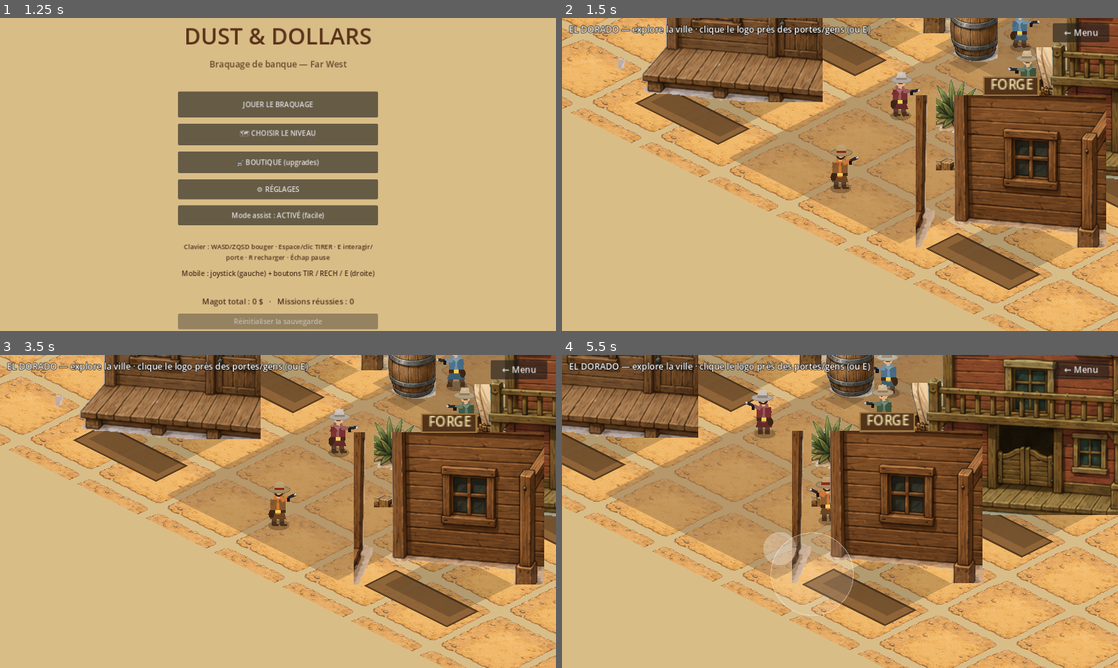
Above: before the commit, frames 1-4 (two rows, left to right).
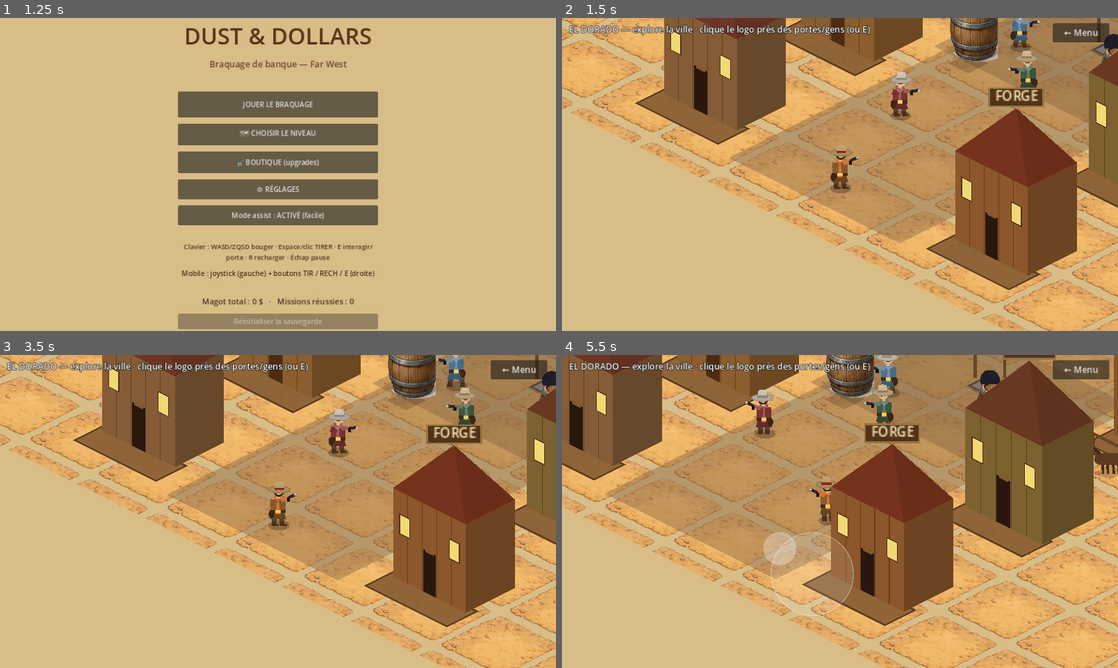
Above: after the commit, the same moments.

Repository: sebadiaz/Cowboys
Game: Godot game, scene res://scenes/Boot.tscn
Two runs of this game, one before a commit and one after it. Both use one fixed random seed, a clock stepped at 60 frames per second and the inputs below.
Inputs (mouse positions are in pixels of both pictures, inside the frame that each line leads up to):
- Up to frame 1 (1.25 s): tap Enter at 0.5 s; move the mouse to (400, 158) at 0.52 s; hold D (move_right) from 0.53 s (still down); hold Space (fire) from 0.53 s (still down); click (400, 158) at 0.67 s
- Up to frame 2 (1.5 s): release D (move_right) at 1.25 s; release Space (fire) at 1.25 s; click "JOUER LE BRAQUAGE" at 1.25 s
- Up to frame 3 (3.5 s): click "← Menu" at 2 s; click "JOUER LE BRAQUAGE" at 2.75 s
- Up to frame 4 (5.5 s): drag from (728, 527) to (812, 574) at 3.52 s; move the mouse to (895, 442) at 4.27 s; hold D (move_right) 4.28-5 s; hold Space (fire) 4.28-5 s; drag from (812, 574) to (673, 464) at 5.02 s

Frame 1 is identical in both runs. In frame 2, 25% of the frame differs, in the area x 10-100%, y 0-84%; in frame 3, 25%; in frame 4, 34%, in the area x 0-100%, y 0-84%.

Commit message:
Ville: batiments en VOLUME iso (3D), chevaux et diligence refaits
Retour: les batiments etaient des sprites plats ('juste une surface 2D'),
chevaux moches, diligence buggee.

- BATIMENTS dessines en boite iso volumetrique: 2 faces de mur (clair/sombre) +
  planches verticales + porte + 2 fenetres eclairees + toit en pointe (hip roof)
  + enseigne. La BASE de la boite = exactement l'empreinte de collision
  (representation collision/affichage coherentes). Plus de billboard plat.
- CHEVAUX redessines de profil propre: corps (capsule), 4 pattes, encolure,
  tete + museau + oreille + criniere + queue + oeil (fini la 'patate').
- DILIGENCE + chariots gares redessines en VOLUME (_draw_wagon): caisse bois iso
  + bache demi-cylindre beige + roues; attelage de 2 chevaux ameliores. Plus de
  sprite plat qui bug.
- helper _face_quad (quad sur une face verticale) + _tinted.

Note: la collision (commit precedent) etait deja deployee et OK; si on traversait
encore, c'etait le cache navigateur (faire Ctrl+Maj+R).

Verifie: parse 0 erreur; captures (batiments 3D avec toits/portes/fenetres,
chariot bache, chevaux); collision TOUJOURS active (joueur pousse vers un
batiment s'arrete a y=623, collided=true); export Web OK.

Diff:
--- a/_shot.gd
+++ /dev/null
@@ -1,7 +0,0 @@
-extends Node
-func _ready()->void:
-	var tw=load("res://scenes/levels/Town.tscn").instantiate()
-	add_child(tw)
-	await get_tree().create_timer(0.5).timeout
-	get_viewport().get_texture().get_image().save_png("res://_town.png")
-	get_tree().quit()
--- a/_shot.tscn
+++ /dev/null
@@ -1,4 +0,0 @@
-[gd_scene load_steps=2 format=3]
-[ext_resource type="Script" path="res://_shot.gd" id="1"]
-[node name="S" type="Node"]
-script = ExtResource("1")
--- a/scripts/town.gd
+++ b/scripts/town.gd
@@ -212,9 +212,10 @@
 
 func _add_building(region: Rect2, pos: Vector2, h: float, label: String, tint: Color,
 		flavor: String, foot: Vector2, enter := "") -> void:
+	var foot_rect := Rect2(pos - Vector2(foot.x * 0.5, foot.y * 0.6), foot)
 	_buildings.append({"region": region, "pos": pos, "h": h, "label": label,
-			"tint": tint, "flavor": flavor, "enter": enter})
-	_foots.append(Rect2(pos - Vector2(foot.x * 0.5, foot.y * 0.6), foot))
+			"tint": tint, "flavor": flavor, "enter": enter, "foot": foot_rect})
+	_foots.append(foot_rect)
 
 
 func _add_prop(region: Rect2, pos: Vector2, h: float) -> void:
@@ -478,7 +479,11 @@
 	for it in items:
 		match it["k"]:
 			"b": _draw_building(it["o"])
-			"p": _billboard(it["o"]["region"], it["o"]["pos"], it["o"]["h"], Color.WHITE)
+			"p":
+				if it["o"]["region"] == R_WAGON:
+					_draw_wagon(it["o"]["pos"])   # chariots garés en volume
+				else:
+					_billboard(it["o"]["region"], it["o"]["pos"], it["o"]["h"], Color.WHITE)
 			"coach": _draw_coach()
 			"horse": _horse(it["o"])
 			"n":
@@ -539,11 +544,40 @@
 	for i in range(3):
 		var dp := Iso.project(_coach_pos - Vector2(0, 30.0 + i * 26.0))
 		draw_circle(dp + Vector2(_rng.randf_range(-4, 4), -6), 9.0 - i * 2.0, Color(0.72, 0.6, 0.42, 0.22))
-	# Chevaux devant (vers l'aval = sud).
-	_horse(_coach_pos + Vector2(0, 46))
-	_horse(_coach_pos + Vector2(0, 64))
-	# Chariot bâché.
-	_billboard(R_WAGON, _coach_pos, 150.0, Color.WHITE)
+	# Attelage de 2 chevaux devant (vers l'aval = sud).
+	_horse(_coach_pos + Vector2(-9, 44))
+	_horse(_coach_pos + Vector2(10, 52))
+	# Chariot bâché dessiné en volume.
+	_draw_wagon(_coach_pos)
+
+
+## Chariot bâché iso : caisse en bois (volume) + bâche en demi-cylindre + roues.
+func _draw_wagon(pos: Vector2) -> void:
+	draw_colored_polygon(_diamond_shadow(Iso.project(pos), 30.0), Color(0, 0, 0, 0.18))
+	var fr := Rect2(pos.x - 24, pos.y - 16, 48, 32)
+	var b0 := Iso.project(fr.position)
+	var b1 := Iso.project(Vector2(fr.end.x, fr.position.y))
+	var b2 := Iso.project(fr.end)
+	var b3 := Iso.project(Vector2(fr.position.x, fr.end.y))
+	var up := Vector2(0, -20)
+	var wood := Color(0.45, 0.30, 0.16)
+	draw_colored_polygon(PackedVector2Array([b1, b2, b2 + up, b1 + up]), wood.darkened(0.2))
+	draw_colored_polygon(PackedVector2Array([b3, b2, b2 + up, b3 + up]), wood)
+	# Bâche (demi-cylindre beige) posée sur le dessus.
+	var canvas := Color(0.88, 0.82, 0.68)
+	var c0 := b3 + up
+	var c1 := b2 + up
+	var arch := PackedVector2Array([c0])
+	for i in range(9):
+		var u := float(i) / 8.0
+		arch.append(c0.lerp(c1, u) + Vector2(0, -sin(u * PI) * 24.0))
+	arch.append(c1)
+	draw_colored_polygon(arch, canvas)
+	draw_polyline(arch, canvas.darkened(0.18), 1.5)
+	# Roues sur la face sud.
+	for wp in [b3 + Vector2(7, -1), b2 + Vector2(-7, -1)]:
+		draw_circle(wp, 7.0, Color(0.14, 0.09, 0.06))
+		draw_circle(wp, 3.0, wood.lightened(0.1))
 
 
 ## Barre d'attache (poteaux + traverse) derrière les chevaux de l'écurie.
@@ -556,22 +590,95 @@
 	draw_line(a + Vector2(0, -22), b + Vector2(0, -22), wood, 4.0)
 
 
+## Cheval vu de profil (regarde vers la gauche) : corps, pattes, queue, encolure,
+## tête, crinière. Dessiné proprement (plus de "patate").
 func _horse(world_pos: Vector2) -> void:
-	var b := Iso.project(world_pos)
-	draw_colored_polygon(_diamond_shadow(b, 16.0), Color(0, 0, 0, 0.18))
-	var body := Color(0.34, 0.22, 0.13)
-	draw_colored_polygon(_rect_diamond(Rect2(world_pos.x - 16, world_pos.y - 8, 32, 16)), body)
-	# Pattes + tête.
-	for dx in [-12, -4, 4, 12]:
-		draw_line(b + Vector2(dx * 0.7, -2), b + Vector2(dx * 0.7, 8), body.darkened(0.2), 2.5)
-	draw_circle(b + Vector2(-14, -16), 5.0, body)          # tête
-	draw_line(b + Vector2(-10, -14), b + Vector2(-2, -22), body.darkened(0.15), 2.0)  # encolure
-
-
+	var base := Iso.project(world_pos)
+	draw_colored_polygon(_diamond_shadow(base, 18.0), Color(0, 0, 0, 0.18))
+	var body := Color(0.36, 0.23, 0.13)
+	var dark := body.darkened(0.28)
+	# Pattes (4) — dessinées avant le corps.
+	for dx in [-9.0, -3.0, 4.0, 10.0]:
+		draw_line(base + Vector2(dx, -12), base + Vector2(dx + 1.0, 2), dark, 3.0)
+	# Corps (capsule horizontale).
+	var bl := base + Vector2(-12, -16)
+	var brr := base + Vector2(12, -16)
+	draw_line(bl, brr, body, 14.0)
+	draw_circle(bl, 7.0, body)
+	draw_circle(brr, 7.0, body)
+	# Queue.
+	draw_line(brr + Vector2(3, -3), base + Vector2(18, 3), dark, 3.0)
+	# Encolure + tête (vers la gauche).
+	var neck := bl + Vector2(1, -3)
+	var head := bl + Vector2(-11, -16)
+	draw_line(neck, head, body, 7.0)
+	draw_circle(head, 4.5, body)
+	draw_line(head, head + Vector2(-5, 2), body, 5.0)        # museau
+	draw_line(head + Vector2(1, -3), head + Vector2(3, -7), body, 2.0)  # oreille
+	draw_line(neck + Vector2(-1, -3), head + Vector2(3, 3), dark, 3.0)  # crinière
+	draw_circle(head + Vector2(-2, -1), 1.0, Color(0.05, 0.04, 0.03))   # œil
+
+
+## Bâtiment dessiné en VOLUME iso (boîte 3D) : sa base = exactement l'empreinte
+## de collision. Murs + planches + porte + fenêtres + toit en pointe + enseigne.
 func _draw_building(b: Dictionary) -> void:
-	_billboard(b["region"], b["pos"], b["h"], b["tint"])
-	var top := Iso.project(b["pos"]) + Vector2(0, -b["h"] - 10)
-	_sign(top, b["label"])
+	var fr: Rect2 = b["foot"]
+	var tint: Color = b["tint"]
+	var wall := _tinted(Color(0.55, 0.38, 0.21), tint)
+	var wall_h: float = clampf(float(b["h"]) * 0.58, 95.0, 175.0)
+	var roof_h: float = wall_h * 0.55
+	var up := Vector2(0, -wall_h)
+	var b0 := Iso.project(fr.position)
+	var b1 := Iso.project(Vector2(fr.end.x, fr.position.y))
+	var b2 := Iso.project(fr.end)
+	var b3 := Iso.project(Vector2(fr.position.x, fr.end.y))
+	# Ombre au sol sur l'empreinte.
+	draw_colored_polygon(PackedVector2Array([b0, b1, b2, b3]), Color(0, 0, 0, 0.14))
+	# Faces visibles (est = b1-b2, sud = b3-b2).
+	draw_colored_polygon(PackedVector2Array([b1, b2, b2 + up, b1 + up]), wall.darkened(0.22))
+	draw_colored_polygon(PackedVector2Array([b3, b2, b2 + up, b3 + up]), wall)
+	# Planches verticales (texture) sur la façade sud.
+	for u in [0.2, 0.4, 0.6, 0.8]:
+		var pl := b3.lerp(b2, u)
+		draw_line(pl, pl + up, wall.darkened(0.3), 1.0)
+	# Porte (façade sud) — plus chaude si le bâtiment est entrable.
+	var door := Color(0.30, 0.17, 0.07) if b["enter"] != "" else Color(0.16, 0.09, 0.05)
+	_face_quad(b3, b2, up, 0.41, 0.59, 0.0, 0.48, door)
+	_face_quad(b3, b2, up, 0.44, 0.56, 0.46, 0.5, Color(0.5, 0.35, 0.18))  # linteau
+	# Fenêtres éclairées.
+	for wx in [0.16, 0.84]:
+		_face_quad(b3, b2, up, wx - 0.07, wx + 0.07, 0.52, 0.74, Color(0.95, 0.85, 0.45))
+		_face_quad(b3, b2, up, wx - 0.07, wx + 0.07, 0.52, 0.74, Color(0.3, 0.2, 0.1), false)
+	# Toit en pointe (hip roof) vers un apex central.
+	var t0 := b0 + up
+	var t1 := b1 + up
+	var t2 := b2 + up
+	var t3 := b3 + up
+	var apex := (t0 + t1 + t2 + t3) * 0.25 + Vector2(0, -roof_h)
+	var roof := _tinted(Color(0.46, 0.22, 0.14), tint)
+	draw_colored_polygon(PackedVector2Array([t0, t1, apex]), roof.darkened(0.3))   # nord
+	draw_colored_polygon(PackedVector2Array([t0, t3, apex]), roof.darkened(0.18))  # ouest
+	draw_colored_polygon(PackedVector2Array([t1, t2, apex]), roof.darkened(0.1))   # est
+	draw_colored_polygon(PackedVector2Array([t3, t2, apex]), roof)                 # sud
+	# Enseigne au-dessus du toit.
+	_sign(apex + Vector2(0, -12), b["label"])
+
+
+## Dessine un quad sur une face verticale paramétrée (L,R = base, up = montée).
+## u: position horizontale 0..1 ; v: hauteur 0..1. `filled` false = contour.
+func _face_quad(L: Vector2, R: Vector2, up: Vector2, u0: float, u1: float,
+		v0: float, v1: float, col: Color, filled := true) -> void:
+	var q := PackedVector2Array([
+		L.lerp(R, u0) + up * v0, L.lerp(R, u1) + up * v0,
+		L.lerp(R, u1) + up * v1, L.lerp(R, u0) + up * v1])
+	if filled:
+		draw_colored_polygon(q, col)
+	else:
+		draw_polyline(_closed(q), col, 1.0)
+
+
+func _tinted(base: Color, tint: Color) -> Color:
+	return Color(base.r * tint.r, base.g * tint.g, base.b * tint.b)
 
 
 func _sign(center: Vector2, label: String) -> void:
